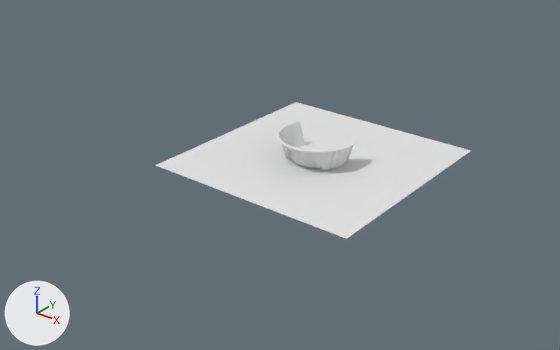
The Blender file pool/pool.blend, before and after one commit.
The view is the same before and after, from a camera (50 mm lens) standing at (25.3, -35.2, 19.8) and looking at (-0.7, -2.7, -0.3). Every picture has the same lights, and +X, +Y and +Z are marked at lower left.
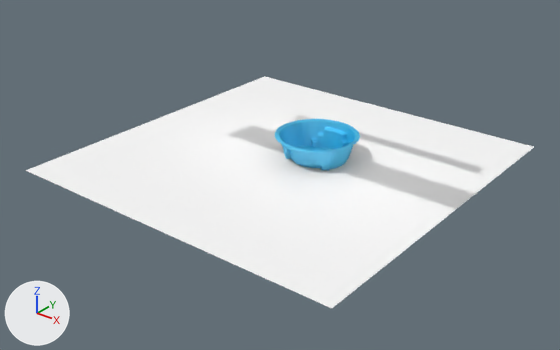
Commit message: pool 4

Changed parts and their boxes (x1, y1, x2, y2) in the pictures (560 x 350 px):
```json
{"object": "Plane", "change": "recoloured, moved, rescaled", "before": [156, 102, 471, 239], "after": [26, 76, 534, 308], "on screen": "61% wider, 69% taller"}
{"object": "Circle", "change": "recoloured", "before": [275, 119, 360, 170], "after": [275, 119, 360, 170], "on screen": "grey to blue"}
{"object": "Circle.001", "change": "recoloured", "before": [277, 121, 359, 171], "after": [277, 121, 359, 171], "on screen": "grey to blue"}
```

Edits to the scene script, one JSON object a line:
```json
{"op": "add", "block": "mat_plastc", "code": ["mat_plastc = bpy.data.materials.new('plastc')", "# nodes: BsdfAnisotropic, BsdfDiffuse, MixShader, OutputMaterial", "# colours: cyan #1ad3fd, blue #86cfff"]}
{"op": "add", "block": "mat_floor", "code": ["mat_floor = bpy.data.materials.new('floor')", "# nodes: BsdfAnisotropic, BsdfDiffuse, MixShader, OutputMaterial", "# colours: white #ffffff"]}
{"block": "me_plane", "where": "me_plane.from_pydata(...)  # 4 vertices, 1 face; spans x -0.5..0.5, y -0.5..0.5, z 0.0"}
{"op": "add", "block": "me_plane", "code": "me_plane.materials.append(mat_floor)"}
{"block": "me_circle_001", "where": "me_circle_001.from_pydata(...)  # 403 vertices, 360 faces; spans x -0.84..0.84, y -0.33..0.33, z -0.02..0.49"}
{"op": "add", "block": "me_circle_001", "code": "me_circle_001.materials.append(mat_plastc)"}
{"block": "me_circle", "where": "me_circle.from_pydata(...)  # 592 vertices, 544 faces; spans x -0.77..0.77, y -0.84..-0.33, z -0.02..0.49"}
{"op": "add", "block": "me_circle", "code": "me_circle.materials.append(mat_plastc)"}
{"op": "set", "path": "ob_plane.location", "old": "(0.0, 0.0, 0.0)", "new": "(-1.31, -1.13, 0.0)"}
{"op": "set", "path": "ob_plane.scale", "old": "(13.8, 13.8, 13.8)", "new": "(22.1, 22.1, 22.1)"}
{"op": "add", "block": "ob_circle", "code": "_m = ob_circle.modifiers.new('Mirror', 'MIRROR')"}
{"op": "add", "block": "ob_circle", "code": "_m.use_axis = (False, True, False)"}
```
